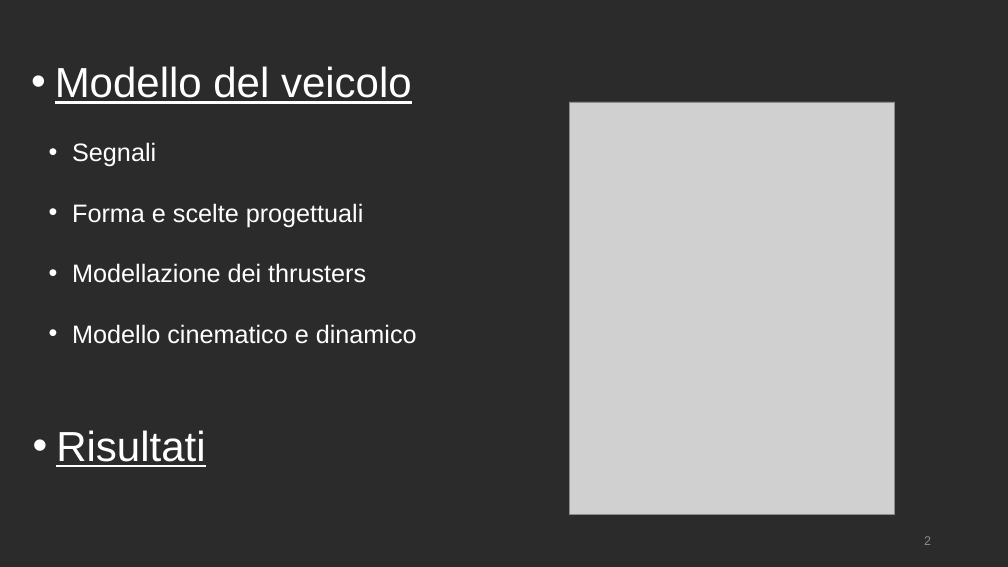
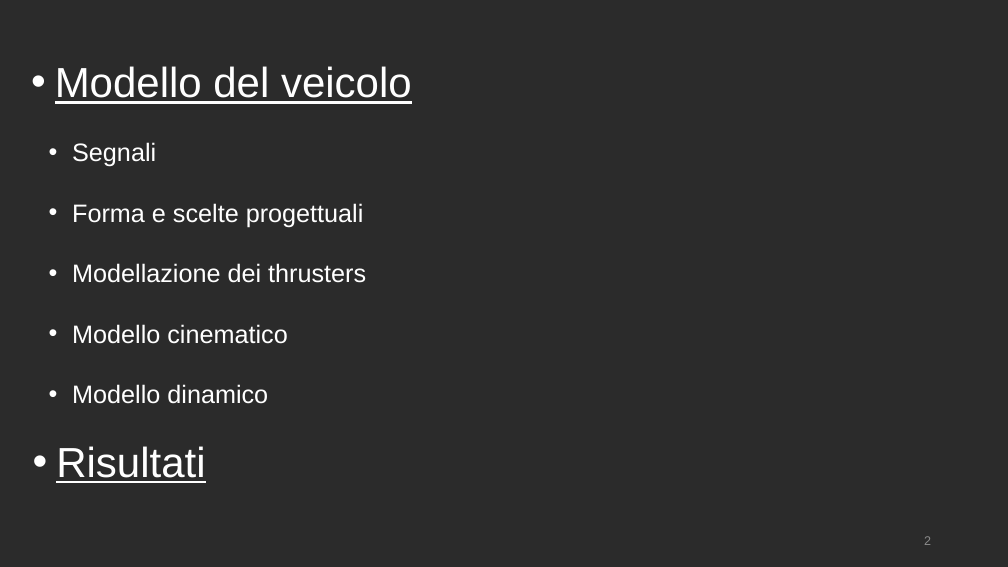
Before and after one commit to polifab/Subacquei_modello, a slide deck: slide 2 of presentazione.pptx. Drawn at 1008x567 pixels with LibreOffice and Linux fonts; fonts in the diff are those of the drawing; grey boxes stand for pictures; background and template pictures are left out; a plain dark background stands for a picture behind light text. Boxes give left, top, right and bottom in pixels: in the first picture for what was removed or moved away, otherwise in the second. Text is boxed around its words. In the diff, an @@ line names an element or a change of style, - is before the commit and + after.

```diff
--- a/presentazione.pptx
+++ b/presentazione.pptx
@@ picture removed at [569,102,895,515] @@
@@ text at [72,324,287,404]: text changed @@
-• Modello cinematico e dinamico
+• Modello cinematico
+• Modello dinamico
@@ text "Risultati": place and size @@
-text "Risultati" at [56,430,205,467]
+text "Risultati" at [56,446,205,483]
```
Also in this commit, not shown: 13 other slides changed, 6 slides added.
